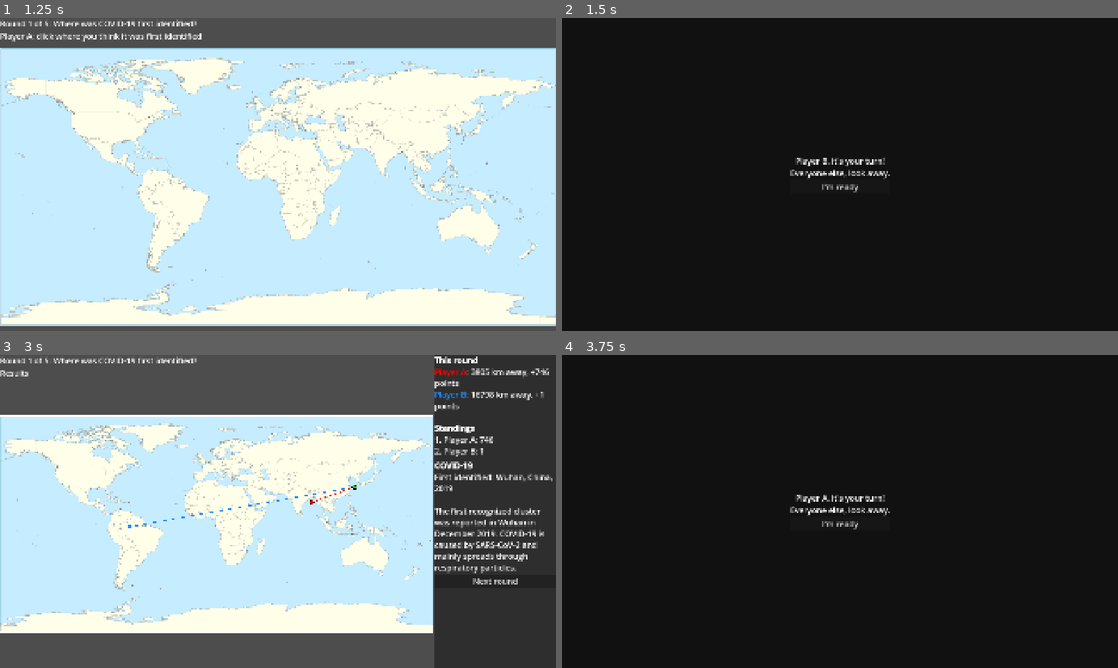
Above: before the commit, frames 1-4 (two rows, left to right).
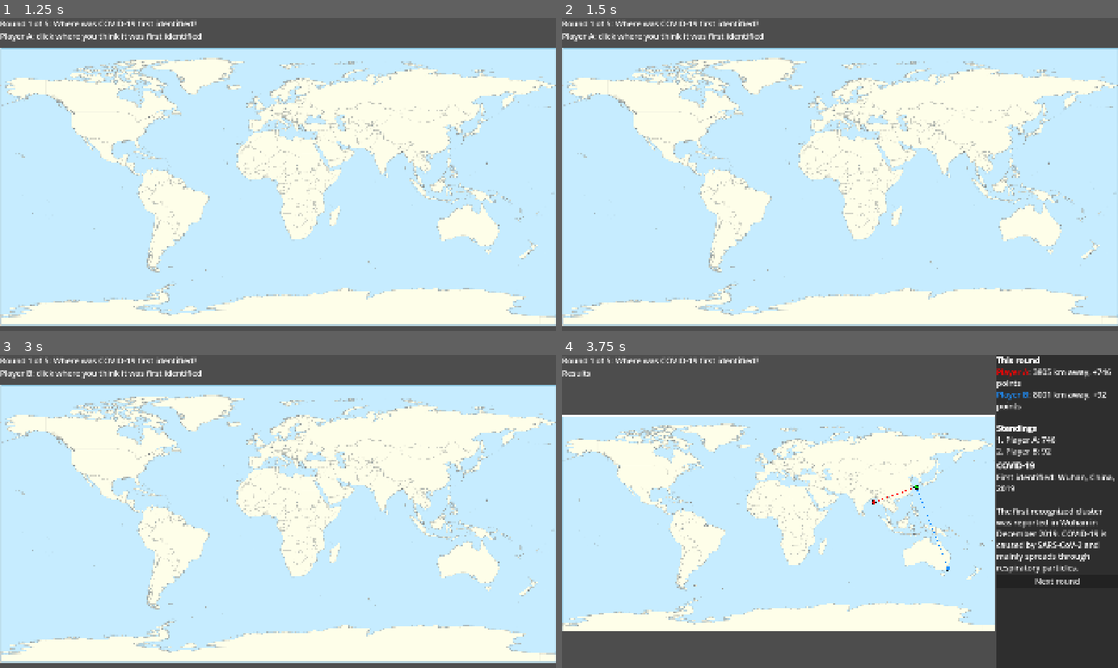
Above: after the commit, the same moments.

Repository: cisc-3667-fall-2026/Group-Project-2
Game: Godot game, scene res://scenes/Game.tscn
Same seed, same stepped clock (60 frames per second), same inputs: the game is played once before the commit and once after it. This scene is started directly instead of the project's main scene.
Inputs (mouse positions are in pixels of both pictures, inside the frame that each line leads up to):
- Up to frame 1 (1.25 s): click "I'm ready" at 0.5 s
- Up to frame 2 (1.5 s): tap Enter at 1.25 s; move the mouse to (962, 158) at 1.27 s; click (962, 158) at 1.42 s
- Up to frame 3 (3 s): click "I'm ready" at 2 s; tap Space at 2.75 s; drag from (166, 527) to (250, 574) at 2.77 s
- Up to frame 4 (3.75 s): click (1056, 580) at 3.5 s, where only the run before the commit has a clickable "Next round"

Frame 1 is identical in both runs. In frame 2, 100% of the frame differs, in the area x 0-100%, y 0-100%; in frame 3, 61%; in frame 4, 99%.

Commit message:
feat/map-controls
added last-minute support for zooming and panning the map. Avoided using an SVG due to lack of uncertainty in Godot. Sol 6.2 assisted with research and feature implementation

Diff:
--- a/scenes/Game.tscn
+++ b/scenes/Game.tscn
@@ -3,7 +3,8 @@
 [ext_resource type="PackedScene" uid="uid://ditvvo03wuj8b" path="res://scenes/PrivacyScreen.tscn" id="1_ibkli"]
 [ext_resource type="Script" uid="uid://521u7h4j1pge" path="res://scripts/Scene/Game.gd" id="1_qbsmt"]
 [ext_resource type="Texture2D" uid="uid://cenv3u1klrha8" path="res://assets/graphics/Worldmap_location_NED_50m_20000-10027 (1).png" id="2_78awf"]
-[ext_resource type="Script" uid="uid://dgwdeco85y6e3" path="res://scripts/Node/pins.gd" id="3_s0nni"]
+[ext_resource type="Script" uid="uid://dgwdeco85y6e3" path="res://scripts/Scene/Pins.gd" id="3_s0nni"]
+[ext_resource type="Script" uid="uid://cmuco818s33c1" path="res://scripts/Node/map_view.gd" id="4_view"]
 
 [node name="Game" type="Control" unique_id=26081044]
 layout_mode = 3
@@ -39,14 +40,21 @@
 size_flags_vertical = 3
 ratio = 2.0
 
-[node name="Map" type="TextureRect" parent="Layout/LeftSide/MapHolder" unique_id=1281773176]
+[node name="MapViewport" type="Control" parent="Layout/LeftSide/MapHolder" unique_id=808722279]
 unique_name_in_owner = true
+clip_contents = true
 layout_mode = 2
-mouse_filter = 0
+script = ExtResource("4_view")
+
+[node name="Map" type="TextureRect" parent="Layout/LeftSide/MapHolder/MapViewport" unique_id=1281773176]
+unique_name_in_owner = true
+texture_filter = 2
+layout_mode = 0
+mouse_filter = 2
 texture = ExtResource("2_78awf")
 expand_mode = 1
 
-[node name="Pins" type="Control" parent="Layout/LeftSide/MapHolder/Map" unique_id=490372016]
+[node name="Pins" type="Control" parent="Layout/LeftSide/MapHolder/MapViewport/Map" unique_id=490372016]
 unique_name_in_owner = true
 layout_mode = 1
 anchors_preset = 15
--- /dev/null
+++ b/scripts/Node/map_view.gd
@@ -0,0 +1,100 @@
+extends Control
+
+signal map_clicked(map_pixel: Vector2)
+
+const DRAG_THRESHOLD := 6.0
+const ZOOM_STEP := 1.2
+
+var input_enabled := false
+var zoom := 1.0
+var held := false
+var dragging := false
+var press_position := Vector2.ZERO
+var previous_position := Vector2.ZERO
+
+@onready var map: TextureRect = $Map
+
+func _ready() -> void:
+	resized.connect(_resize_map)
+	get_window().focus_exited.connect(_cancel_press)
+	reset_view(false)
+
+func reset_view(enable_input: bool) -> void:
+	_cancel_press()
+
+	input_enabled = enable_input
+	zoom = 1.0
+	map.position = Vector2.ZERO
+	map.size = size
+
+func _cancel_press() -> void:
+	held = false
+	dragging = false
+
+func _resize_map() -> void:
+	var center := Vector2(0.5, 0.5)
+
+	if map.size.x > 0 and map.size.y > 0:
+		center = (map.size / zoom / 2.0 - map.position) / map.size
+
+	map.size = size * zoom
+
+	_move_map(size / 2.0 - center * map.size)
+
+func _move_map(target: Vector2) -> void:
+	map.position = target.clamp(size - map.size, Vector2.ZERO)
+
+func _zoom_at(pointer: Vector2, steps: float) -> void:
+	_cancel_press()
+
+	var next_zoom := clampf(zoom * pow(ZOOM_STEP, steps), 1.0, 2.0)
+	var target := pointer - (pointer - map.position) * (next_zoom / zoom)
+	zoom = next_zoom
+	map.size = size * zoom
+
+	_move_map(target)
+
+func _gui_input(event: InputEvent) -> void:
+	if not input_enabled:
+		return
+	if event is InputEventPanGesture:
+		_zoom_at(event.position, -event.delta.y)
+	elif event is InputEventMouseMotion and held:
+		_update_drag(event.position)
+	elif event is InputEventMouseButton:
+		if event.canceled:
+			_cancel_press()
+		elif event.button_index == MOUSE_BUTTON_LEFT:
+			_handle_left_button(event)
+		elif event.pressed and event.button_index == MOUSE_BUTTON_WHEEL_UP:
+			_zoom_at(event.position, event.factor)
+		elif event.pressed and event.button_index == MOUSE_BUTTON_WHEEL_DOWN:
+			_zoom_at(event.position, -event.factor)
+
+func _handle_left_button(event: InputEventMouseButton) -> void:
+	var inside := Rect2(Vector2.ZERO, size).has_point(event.position)
+
+	if event.pressed:
+		held = inside
+		dragging = false
+		press_position = event.position
+		previous_position = event.position
+	elif held:
+		_update_drag(event.position)
+
+		var clicked := inside and not dragging
+
+		_cancel_press()
+
+		if clicked:
+			map_clicked.emit(event.position - map.position)
+
+func _update_drag(pointer: Vector2) -> void:
+	var screen_delta := get_screen_transform().basis_xform(pointer - press_position)
+
+	if screen_delta.length() >= DRAG_THRESHOLD:
+		dragging = true
+	if dragging:
+		_move_map(map.position + pointer - previous_position)
+
+		previous_position = pointer
--- a/scripts/Scene/Game.gd
+++ b/scripts/Scene/Game.gd
@@ -9,7 +9,6 @@
 var current_player := 0
 var guesses: Array = []          # one Vector2(lat, lon) per player
 var accepting_clicks := false
-
 
 func _ready() -> void:
 	# Lets you test this scene directly with F6, without going through the menu.
@@ -23,11 +22,10 @@
 		%QuestionLabel.text = "Couldn't load any diseases. Check diseases.json."
 		return
 
-	%Map.gui_input.connect(_on_map_gui_input)
+	%MapViewport.map_clicked.connect(_on_map_clicked)
 	$PrivacyScreen.player_ready.connect(_on_player_ready)
 	%NextButton.pressed.connect(_on_next_pressed)
 	start_round()
-
 
 #Round flow
 
@@ -43,27 +41,26 @@
 	%RevealPanel.hide()
 	show_turn_screen()
 
-
 func show_turn_screen() -> void:
 	accepting_clicks = false
+	%MapViewport.reset_view(false)
 	$PrivacyScreen.show_for(PlayerManager.list_index)
 
 # Called when PrivacyScreen sends its player_ready signal.
 func _on_player_ready() -> void:
 	%TurnLabel.text = "%s: click where you think it was first identified" % PlayerManager.get_players()[PlayerManager.list_index].name
+	%MapViewport.input_enabled = true
 	accepting_clicks = true
 
+func _on_map_clicked(coordinates: Vector2) -> void:
+	if accepting_clicks:
+		place_guess(pixel_to_latlon(coordinates))
 
-func _on_map_gui_input(event: InputEvent) -> void:
-	if not accepting_clicks:
-		return
-	if event is InputEventMouseButton and event.pressed and event.button_index == MOUSE_BUTTON_LEFT:
-		place_guess(pixel_to_latlon(event.position))
+func place_guess(coordinates: Vector2) -> void:
+	accepting_clicks = false
 
+	guesses.append(coordinates)
 
-func place_guess(latlon: Vector2) -> void:
-	accepting_clicks = false
-	guesses.append(latlon)
 	if PlayerManager.list_index < PlayerManager.get_players().size() - 1:
 		PlayerManager.select_next_player()
 		show_turn_screen()
@@ -71,6 +68,7 @@
 		reveal()
 
 func reveal() -> void:
+	%MapViewport.reset_view(true)
 	%TurnLabel.text = "Results"
 	var d: Dictionary = rounds[round_idx]
 
@@ -103,7 +101,6 @@
 	%NextButton.text = "See final results" if last_round else "Next round"
 	%RevealPanel.show()
 
-
 func _on_next_pressed() -> void:
 	PlayerManager.list_index = 0
 	round_idx += 1
@@ -111,7 +108,6 @@
 		get_tree().change_scene_to_file("res://scenes/Leaderboard.tscn")
 	else:
 		start_round()
-
 
 #Helpers
 
@@ -121,13 +117,11 @@
 	var lat: float = 90.0 - pos.y / map_size.y * 180.0
 	return Vector2(lat, lon)   # x = latitude, y = longitude
 
-
 func haversine_km(lat1: float, lon1: float, lat2: float, lon2: float) -> float:
 	var dlat := deg_to_rad(lat2 - lat1)
 	var dlon := deg_to_rad(lon2 - lon1)
 	var a := sin(dlat / 2) ** 2 + cos(deg_to_rad(lat1)) * cos(deg_to_rad(lat2)) * sin(dlon / 2) ** 2
 	return 6371.0 * 2.0 * atan2(sqrt(a), sqrt(1.0 - a))
-
 
 # Some diseases have two locations. Score against whichever is closer.
 func nearest_answer(guess: Vector2, d: Dictionary) -> Dictionary:
@@ -138,10 +132,8 @@
 			best = {"km": km, "lat": loc["lat"], "lon": loc["lon"]}
 	return best
 
-
 func score_for(km: float) -> int:
 	return int(round(5000.0 * exp(-km / 2000.0)))
-
 
 # Players sorted from highest score to lowest.
 func standings_text() -> String:
@@ -151,7 +143,6 @@
 	for rank in order.size():
 		text += "%d. %s: %d\n" % [rank + 1, order[rank].name, order[rank].score]
 	return text
-
 
 func load_diseases() -> Array:
 	var file := FileAccess.open("res://data/diseases.json", FileAccess.READ)
Not shown, added: scripts/Node/map_view.gd.uid
